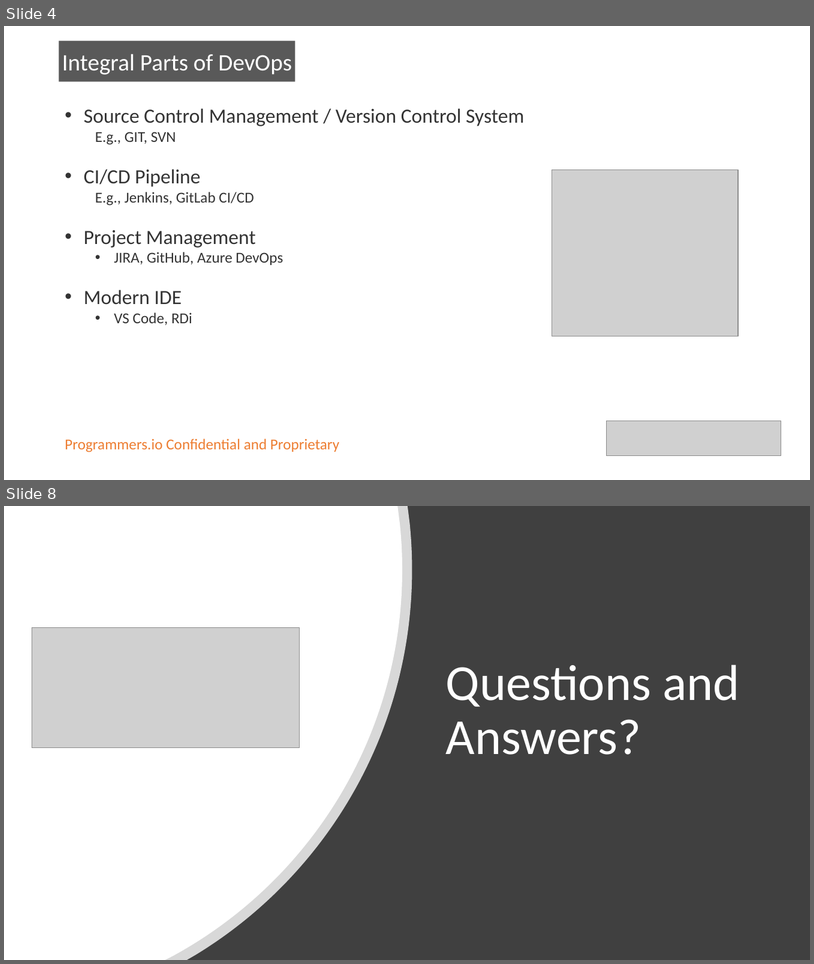
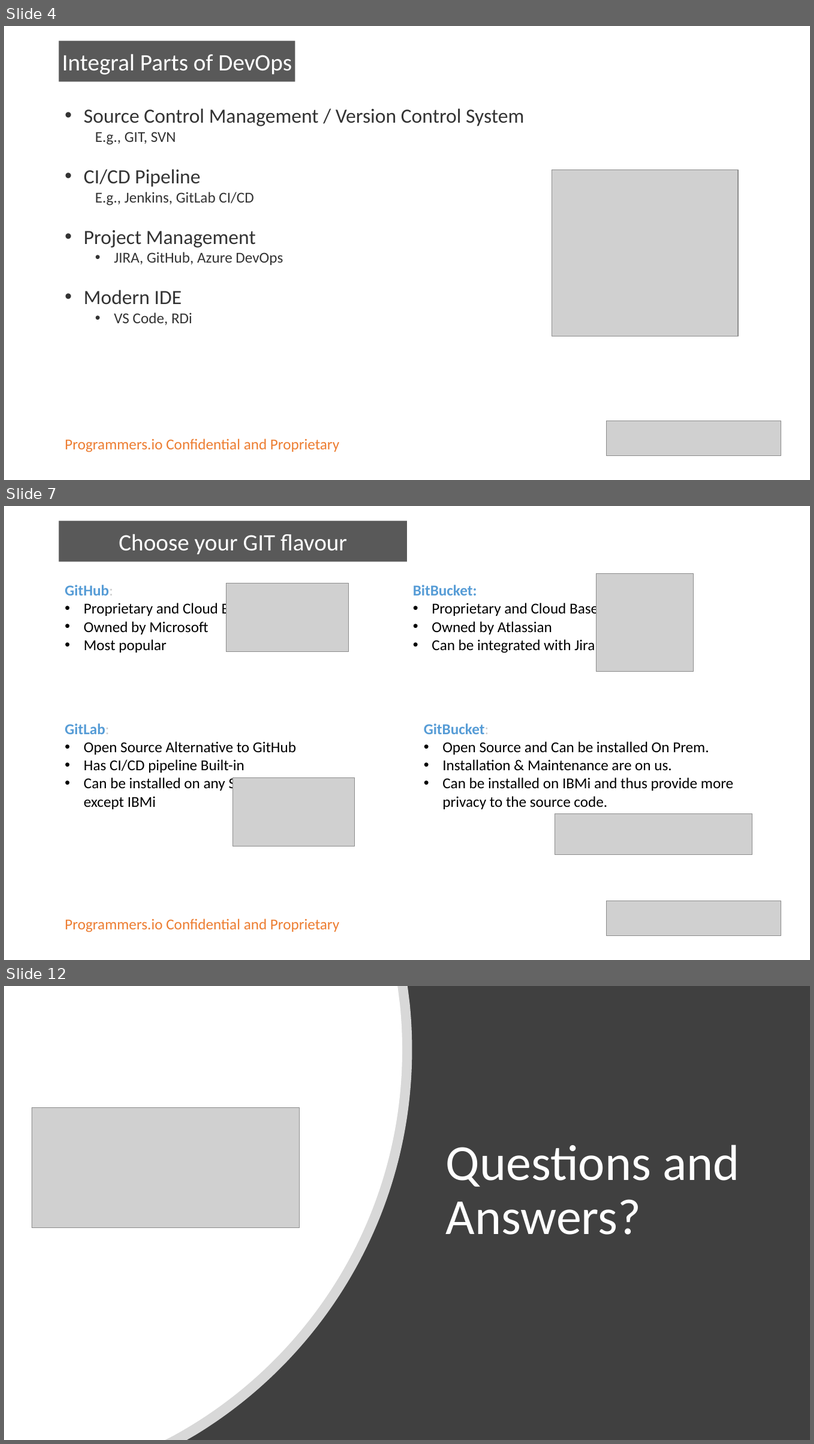
Before and after one commit to ravisankar-PIO/devopsonibmi, a slide deck: DevOps on IBMi.pptx. Shown one above the other, each under a label of ours: slides 4 and 8 before the commit, slides 4, 7 and 12 after it; the slides between them are not shown. The pictures are 814x964 and 814x1444 pixels, drawn with LibreOffice and Linux fonts; fonts in the diff are those of the drawing; grey boxes stand for pictures. Boxes give left, top, right and bottom in pixels: in the first picture for what was removed or moved away, otherwise in the second. Text is boxed around its words. In the diff, an @@ line names an element or a change of style, - is before the commit and + after.

```diff
--- a/DevOps on IBMi.pptx
+++ b/DevOps on IBMi.pptx
@@ slide 7 added at box(4, 506, 810, 960), background #FFFFFF @@
@@ rectangle added at box(59, 520, 408, 561), fill #595959, 28 pt, text #FFFFFF @@
+Choose your GIT flavour
@@ picture added at box(596, 573, 694, 671) @@
@@ text added at box(65, 585, 258, 652), 18 pt, text #000000 @@
+GitHub:
+• Proprietary and Cloud Based
+• Owned by Microsoft
+• Most popular
@@ picture added at box(227, 583, 349, 652) @@
@@ text added at box(413, 585, 606, 653), 18 pt, text #000000 @@
+BitBucket:
+• Proprietary and Cloud Based
+• Owned by Atlassian
+• Can be integrated with Jira
@@ text added at box(65, 723, 296, 809), 18 pt, text #000000 @@
+GitLab:
+• Open Source Alternative to GitHub
+• Has CI/CD pipeline Built-in
+• Can be installed on any Server, except IBMi
@@ text added at box(424, 723, 734, 809), 18 pt, text #000000 @@
+GitBucket:
+• Open Source and Can be installed On Prem.
+• Installation & Maintenance are on us.
+• Can be installed on IBMi and thus provide more privacy to the source code.
@@ picture added at box(233, 778, 355, 846) @@
@@ picture added at box(556, 814, 753, 855) @@
@@ picture added at box(607, 900, 782, 936) @@
@@ rectangle added at box(59, 912, 374, 936), outline #FFFFFF 0.75 pt, 18 pt, text #ED7D31 @@
+Programmers.io Confidential and Proprietary
@@ what was slide 8 is now slide 12 @@
```
Also in this commit, not shown: 4 slides changed, 3 other slides added, 1 other file.
